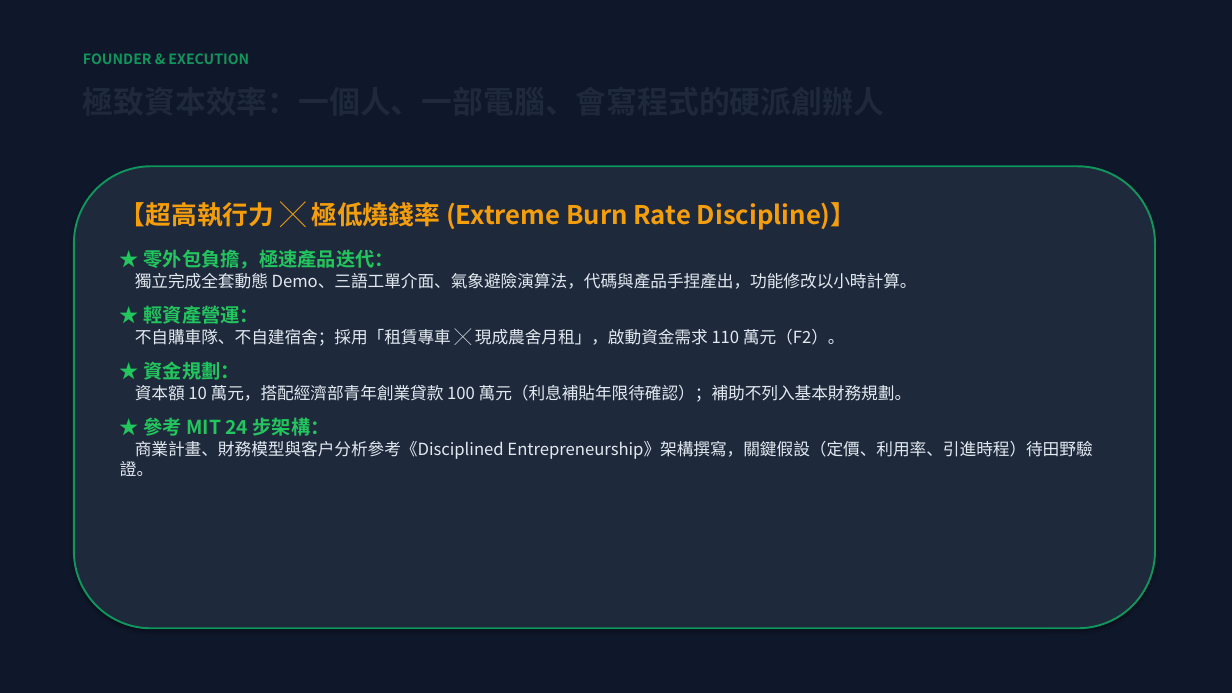
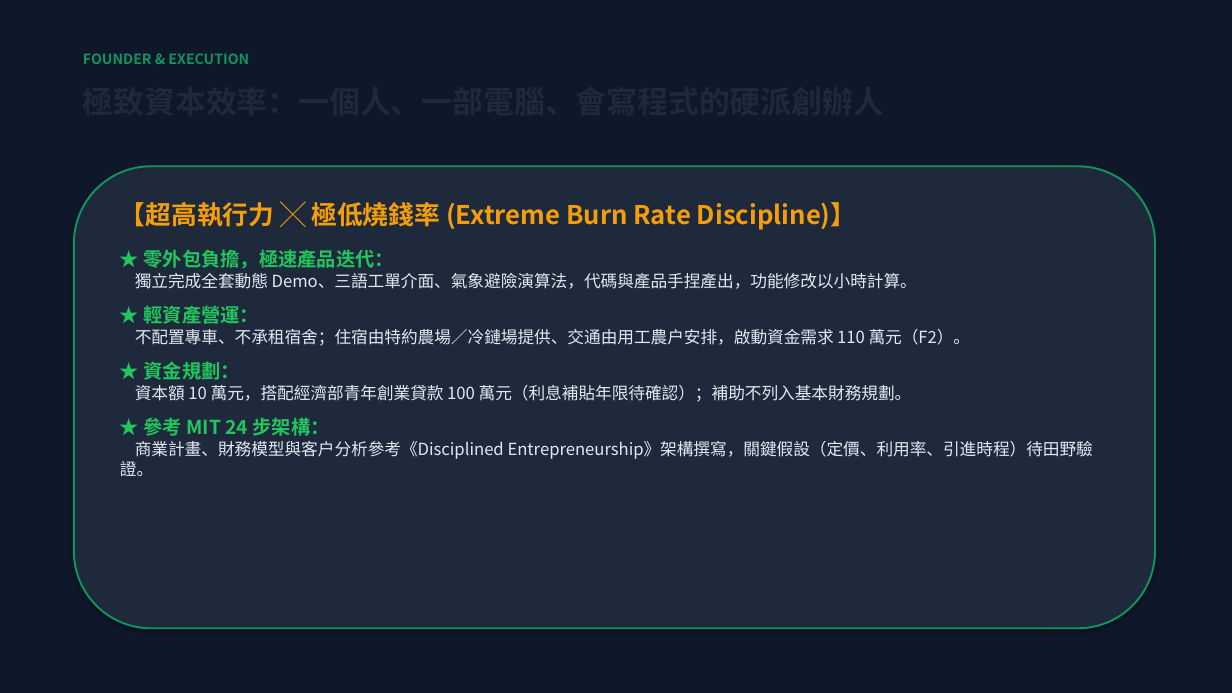
Before and after one commit to xx8888x/agridispatch, a slide deck: slide 10 of 06_簡報與路演Pitch/02_智農派工_Demo簡報_加速器Pitch.pptx. Drawn at 1232x693 pixels with LibreOffice and Linux fonts; fonts in the diff are those of the drawing. Boxes give left, top, right and bottom in pixels: in the first picture for what was removed or moved away, otherwise in the second. Text is boxed around its words. In the diff, an @@ line names an element or a change of style, - is before the commit and + after.

```diff
--- a/06_簡報與路演Pitch/02_智農派工_Demo簡報_加速器Pitch.pptx
+++ b/06_簡報與路演Pitch/02_智農派工_Demo簡報_加速器Pitch.pptx
@@ text at <box>135,329,971,346</box>: text changed @@
-不自購車隊、不自建宿舍；採用「租賃專車 ╳ 現成農舍月租」，啟動資金需求 110 萬元（F2）。
+不配置專車、不承租宿舍；住宿由特約農場／冷鏈場提供、交通由用工農戶安排，啟動資金需求 110 萬元（F2）。
```
Also in this commit, not shown: 2 other slides changed, 3 other files.
